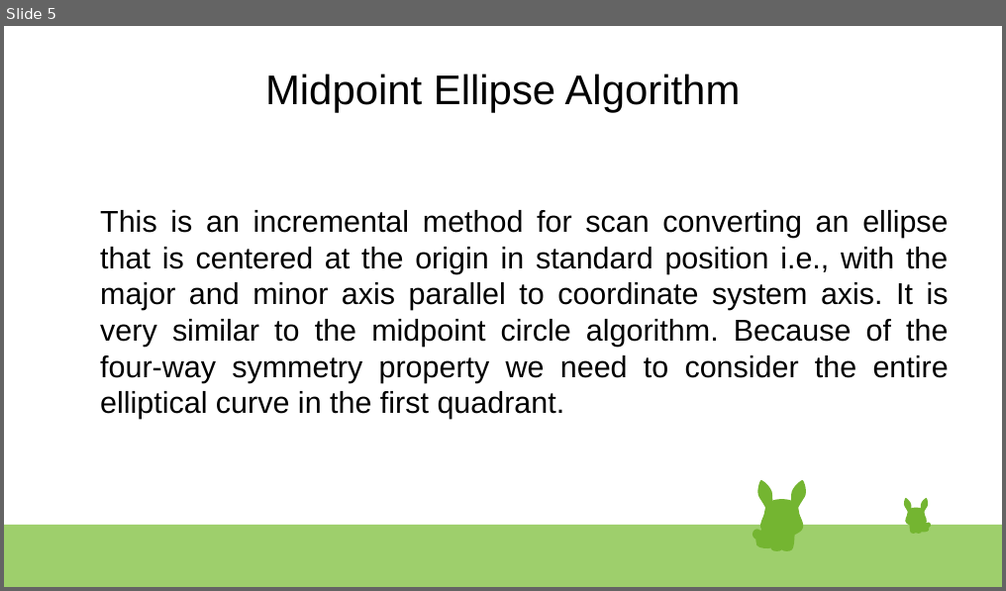
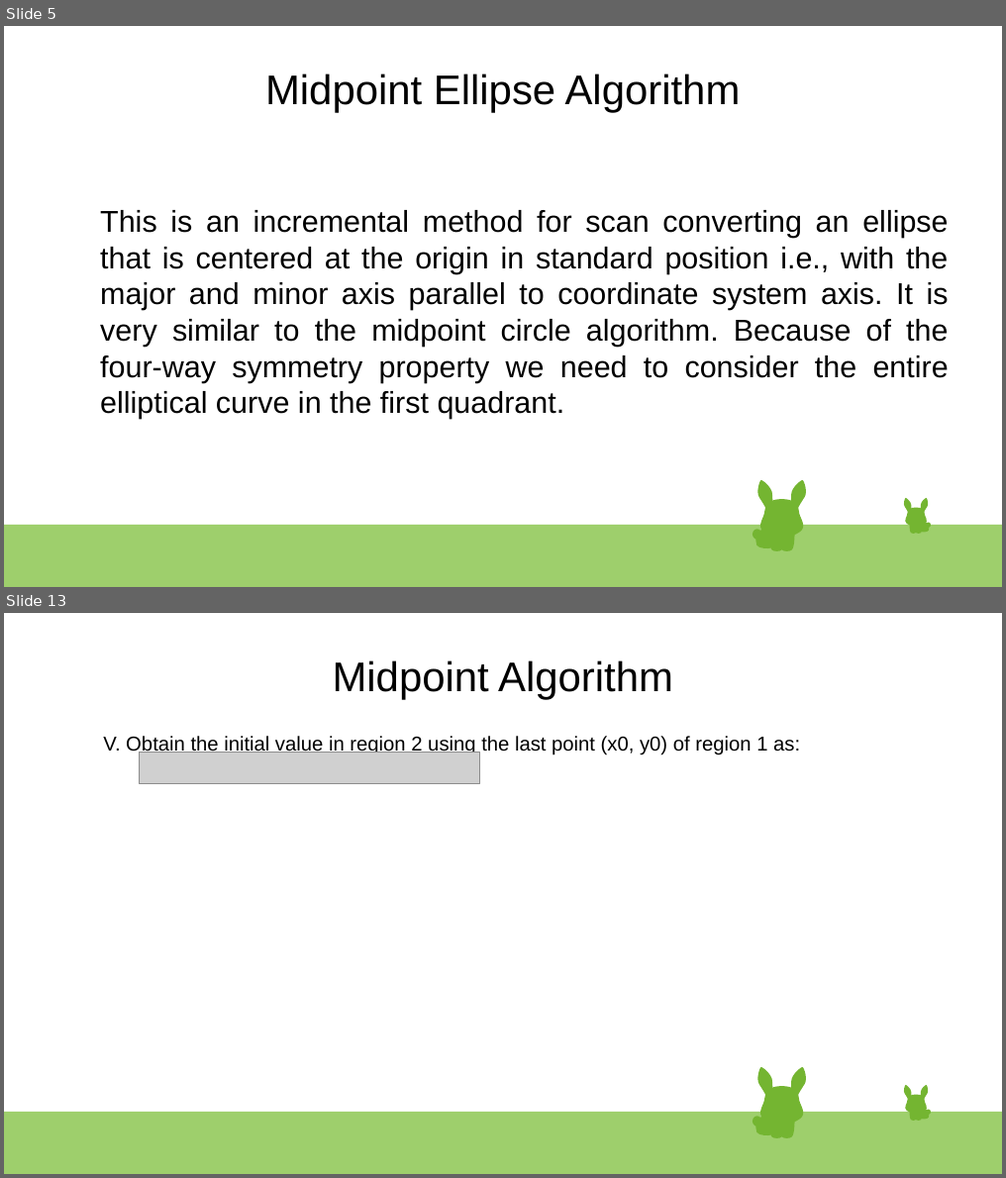
Before and after one commit to seamoonpandey/computer-graphics, a slide deck: ellipse.odp. Shown one above the other, each under a label of ours: slide 5 before the commit, slides 5 and 13 after it; the slides between them are not shown. The pictures are 1006x591 and 1006x1178 pixels, drawn with LibreOffice and Linux fonts; fonts in the diff are those of the drawing; grey boxes stand for pictures. Boxes give left, top, right and bottom in pixels: in the first picture for what was removed or moved away, otherwise in the second. Text is boxed around its words. In the diff, an @@ line names an element or a change of style, - is before the commit and + after.

```diff
--- a/ellipse.odp
+++ b/ellipse.odp
@@ slide 13 added at (x1=4, y1=613, x2=1002, y2=1174), background #FFFFFF; not listed: 47 template elements that a slide beside it also shows @@
@@ title added at (x1=333, y1=661, x2=673, y2=700), 33 pt, text #000000 @@
+Midpoint Algorithm
@@ text added at (x1=103, y1=736, x2=800, y2=756), 16 pt, text #000000 @@
+V. Obtain the initial value in region 2 using the last point (x0, y0) of region 1 as:
@@ picture added at (x1=140, y1=752, x2=480, y2=783) @@
```
Also in this commit, not shown: 1 slide changed, 11 other slides added, 1 slide removed.
